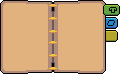
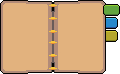
Layers edited between the first and the second 120×74 image:
painted on "Capa 2" over (107, 7, 117, 26)
